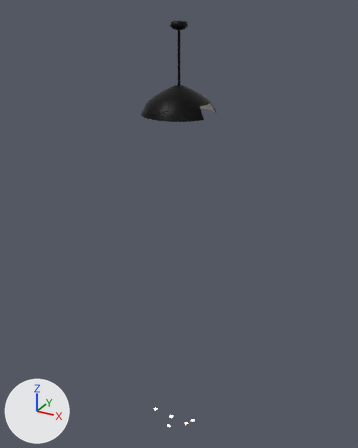
The FBX model art/exports/props/PRP_CeilingLamp_Broken.fbx: old version first, new version second.
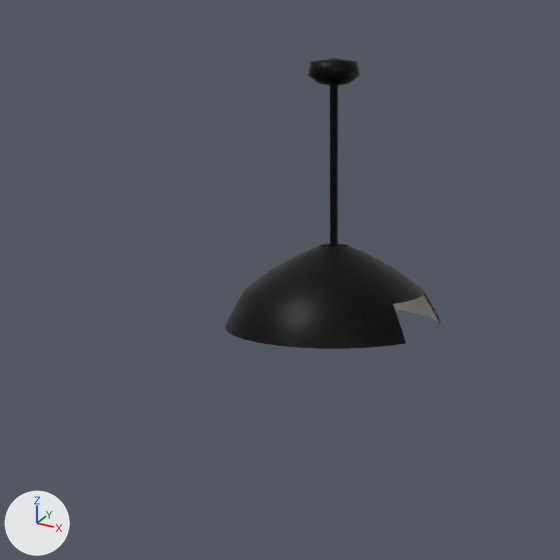
Each version appears first whole from a 50 mm lens placed at (1.424, -2.589, 0.073), pointed at (-0.033, 0.06, -1.251), and next in a close-up on the part from 17% to 72% of the width and 0% to 44% of the height. The lights are fixed; the arrows at lower left show +X, +Y and +Z. The older version's two pictures come first. Where no turn or scale is listed for an object, it has been applied to the vertices.

In view in the first close-up: 'Lamp_Rod', 'Lamp_Shade'.
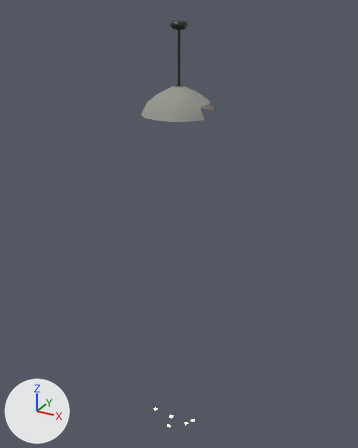
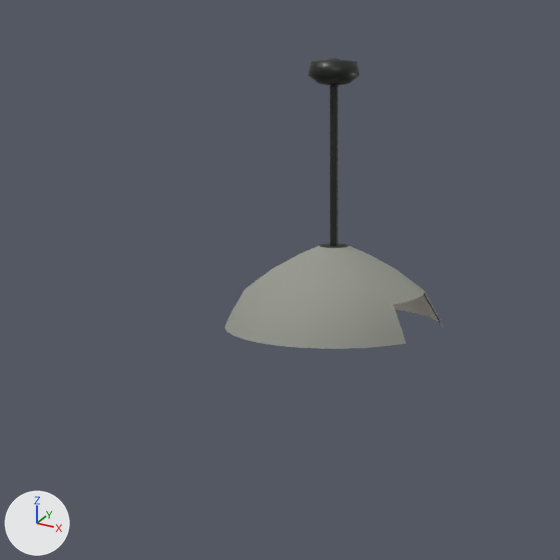
Location of each change, (x1, y1, x2, y2) in pixels of the close-ups (560 x 560 px):
part 1 of me_lamp_shade_mesh, recoloured (lighter): (225, 244, 440, 349) in both

What the commit changed:
Material 'MAT_MV_LampShadeOuter' (mat_mat_mv_lampshadeouter) is new.
Its base color is (0.3, 0.31, 0.27) (grey #95978e).
Its roughness is 0.78.
me_lamp_shade_mesh has 340 vertices, 272 faces and spans x -0.225..0.208, y -0.225..0.225, z -0.51..-0.35.
me_lamp_shade_mesh is used by ob_lamp_shade; location (0.0, 0.0, 0.0).
me_lamp_shade_mesh part 1: all 152 faces that had it switch from mat_mat_metal_dark to mat_mat_mv_lampshadeouter (grey #95978e).
